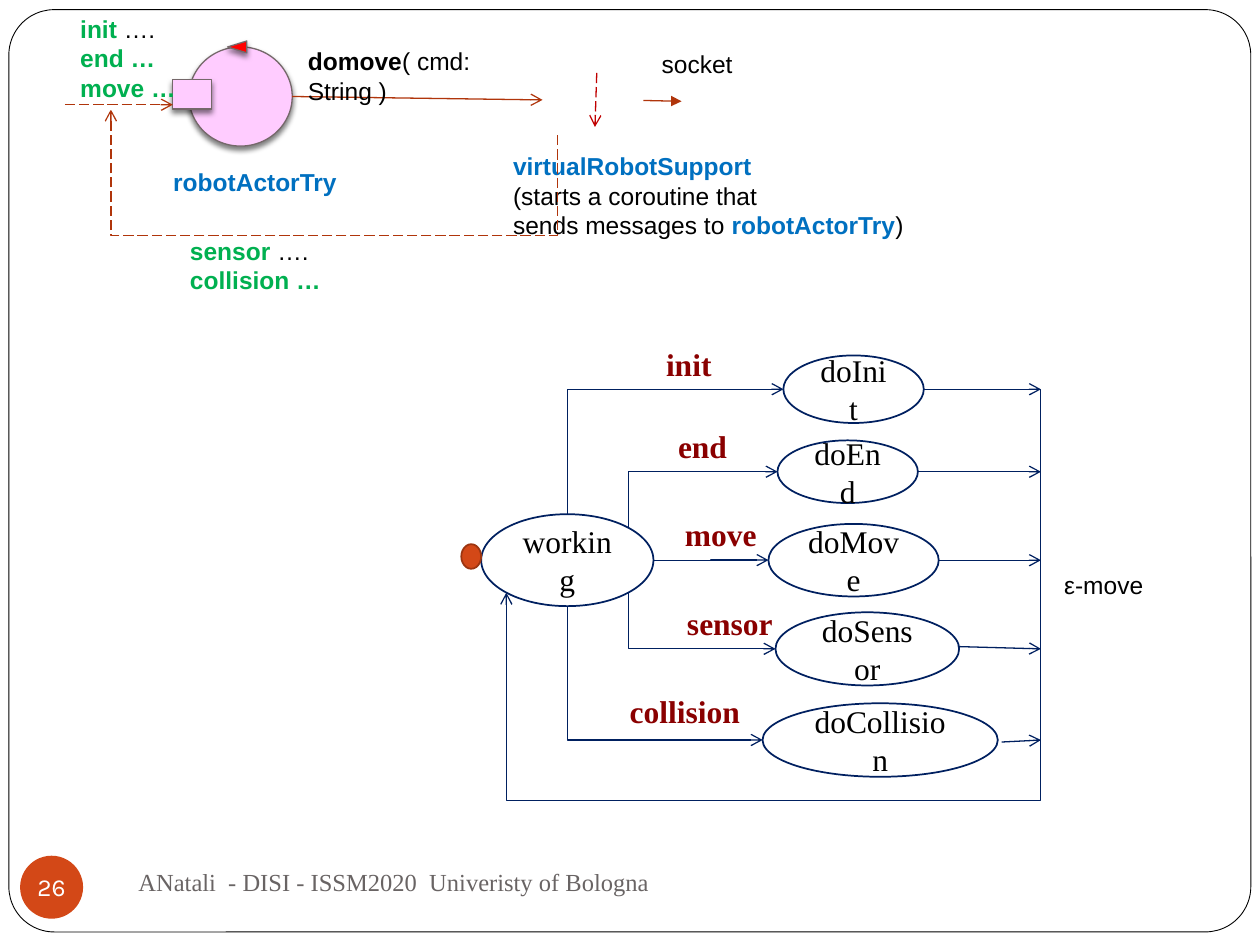
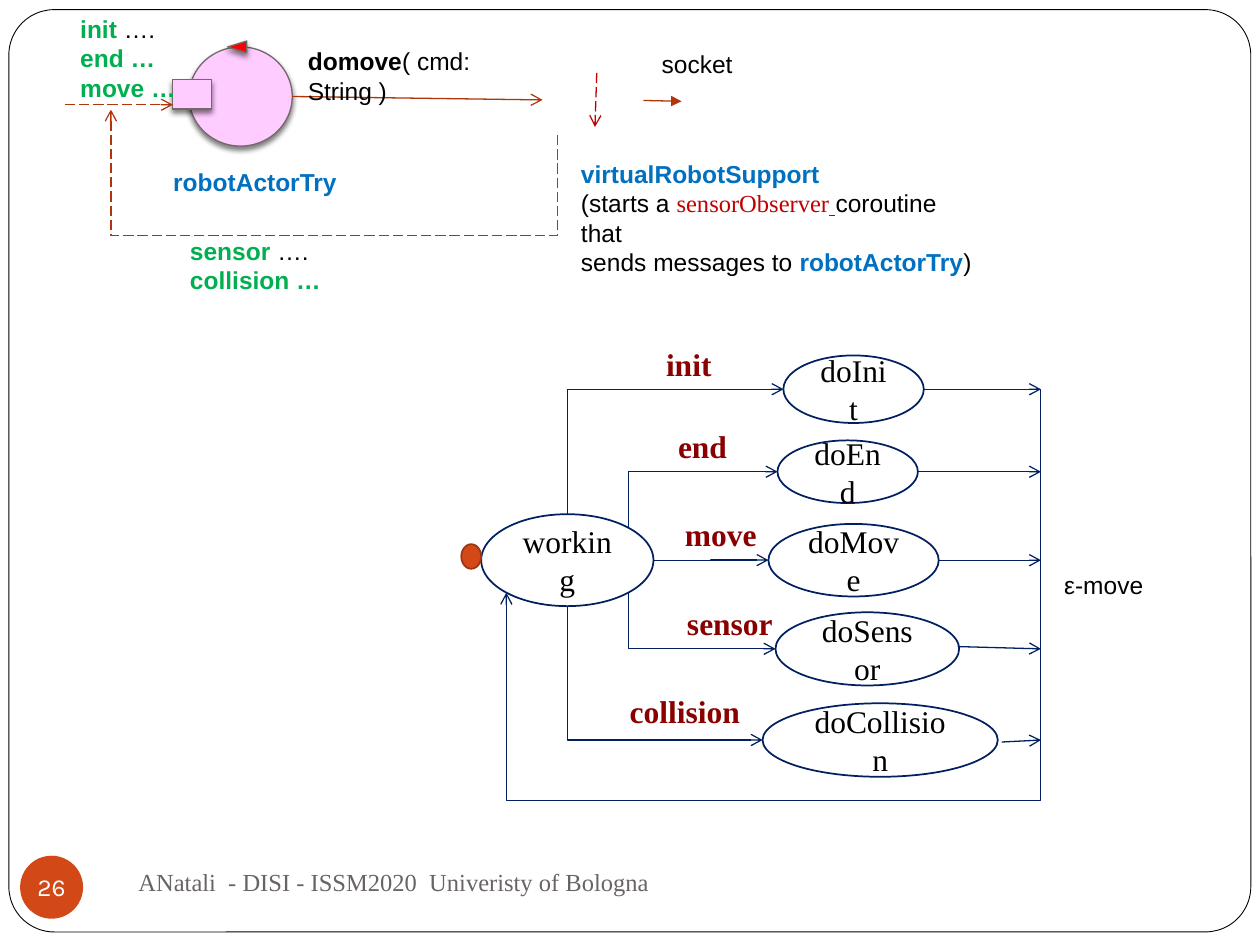
Before and after one commit to anatali/iss2020LabBo, a slide deck: slide 26 of it.unibo.issLabStart/userDocs/ISSM2020.pptx. Drawn at 1260x945 pixels with LibreOffice and Linux fonts; fonts in the diff are those of the drawing; background and template pictures are left out. Boxes give left, top, right and bottom in pixels: in the first picture for what was removed or moved away, otherwise in the second. Text is boxed around its words. In the diff, an @@ line names an element or a change of style, - is before the commit and + after.

```diff
--- a/it.unibo.issLabStart/userDocs/ISSM2020.pptx
+++ b/it.unibo.issLabStart/userDocs/ISSM2020.pptx
@@ text "virtualRobotSupport": place and size @@
-text "virtualRobotSupport" at (513,156,904,239)
+text "virtualRobotSupport" at (581,165,972,276)
@@ text at (581,194,937,243): text changed @@
-(starts a coroutine that
+(starts a sensorObserver coroutine that
```
Also in this commit, not shown: 2 other slides changed, 14 other files.
